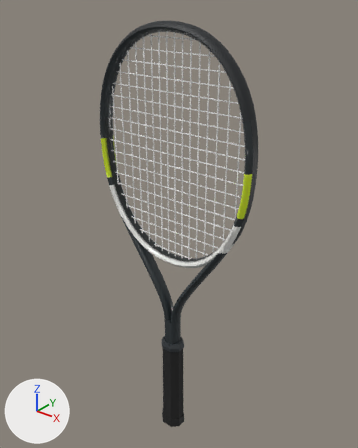
The glTF model assets/realistic/babolat-pure-aero-team-2022.glb, before and after one commit.
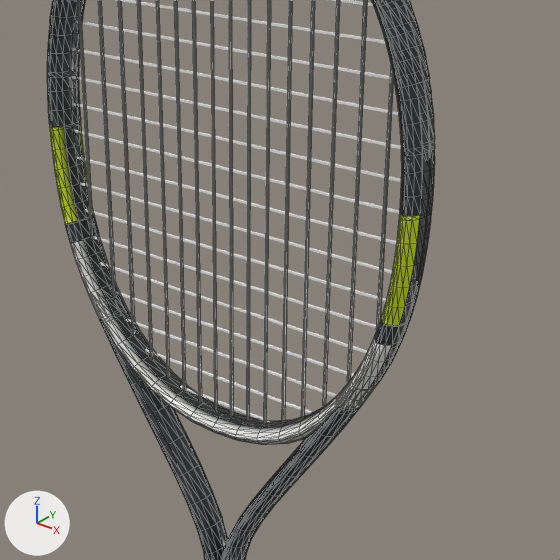
There are two pictures of each version: one whole from a 50 mm lens placed at (0.428, -0.518, 0.728), pointed at (-0.006, 0.025, 0.391), one close up on the part from 22% to 86% of the width and 19% to 70% of the height. Every picture has the same lights, and +X, +Y and +Z are marked at lower left. The older version's two pictures come first. The close-ups show mesh edges as thin lines. Where no turn or scale is listed for an object, it has been applied to the vertices. Vertices at exactly the same position are counted once.

In view in the first close-up: 'bumper', 'frame', 'grommets', 'strings_crosses', 'strings_mains'.
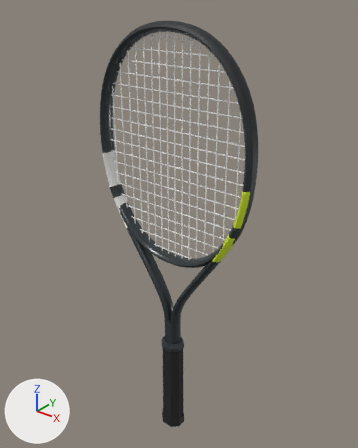
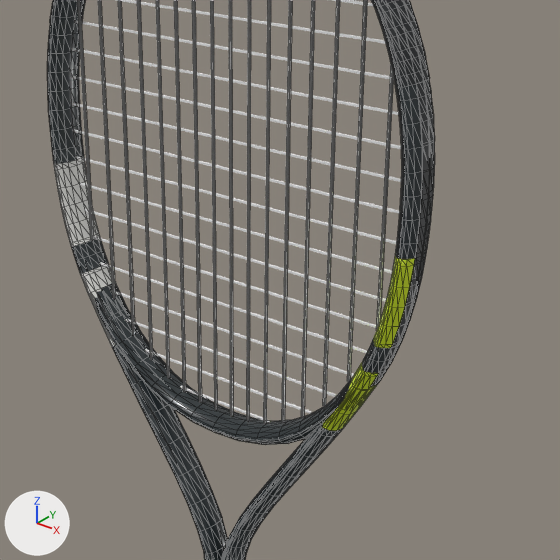
Pixel boxes [x1, y1, x2, y2] of what changed, in the close-ups (560 x 560 px; the box of a moved part takes in the faces that stretch with it):
```json
{"part": 1, "of": "me_frame", "change": "moved or reshaped", "before": [336, 140, 435, 414], "after": [318, 240, 417, 436]}
{"part": 2, "of": "me_frame", "change": "moved or reshaped", "before": [47, 67, 118, 324], "after": [52, 142, 121, 355]}
{"part": 3, "of": "me_frame", "change": "recoloured", "before": [50, 87, 420, 445], "after": [50, 87, 420, 445]}
```

Scene script edits in JSON lines:
```json
{"block": "me_frame", "where": "# used by ob_frame; location = (0.0, 0.0, 0.4319)"}
{"op": "remove", "block": "me_frame", "code": "me_frame.from_pydata(...)  # 1816 vertices, 3572 faces; spans x -0.136..0.136, y -0.013..0.013, z -0.254..0.254"}
{"op": "add", "block": "me_frame", "code": "me_frame.from_pydata(...)  # 1752 vertices, 3444 faces; spans x -0.136..0.136, y -0.013..0.013, z -0.254..0.254"}
{"block": "me_frame", "change": "me_frame part 1: 14 vertices moved from x 0.111..0.124, y -0.013..0.013, z 0.005..0.02 to x 0.111..0.123, y -0.013..0.013, z 0.003..0.02; 84 vertices removed from x 0.09..0.136, y -0.013..0.013, z -0.043..0.115; 52 vertices added at x 0.079..0.134, y -0.013..0.013, z -0.061..0.06"}
{"block": "me_frame", "change": "me_frame part 2: 6 vertices moved from x -0.121..-0.111, y -0.012..0.006, z 0.006..0.009 to x -0.12..-0.111, y -0.012..0.006, z 0.004..0.007; 90 vertices removed from x -0.136..-0.09, y -0.013..0.013, z -0.043..0.115; 58 vertices added at x -0.134..-0.079, y -0.013..0.013, z -0.061..0.06"}
{"block": "me_frame", "change": "me_frame part 3: 743 kept faces spanning x -0.136..0.136, y -0.013..0.013, z -0.096..0.105 get new vertex colours"}
```
